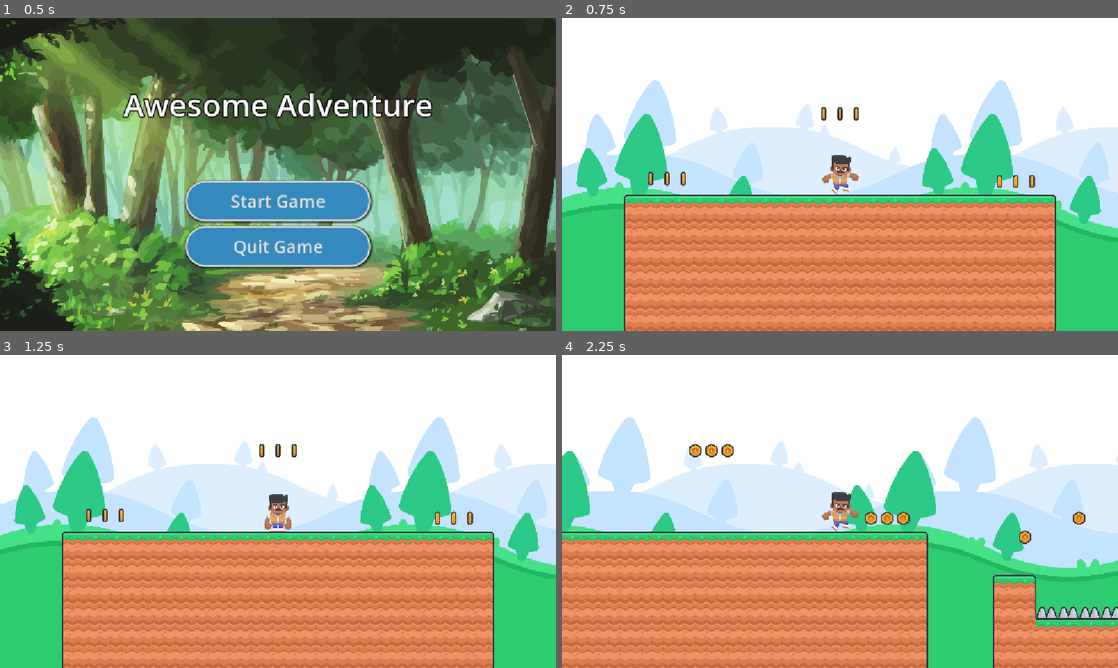
Above: before the commit, frames 1-4 (two rows, left to right).
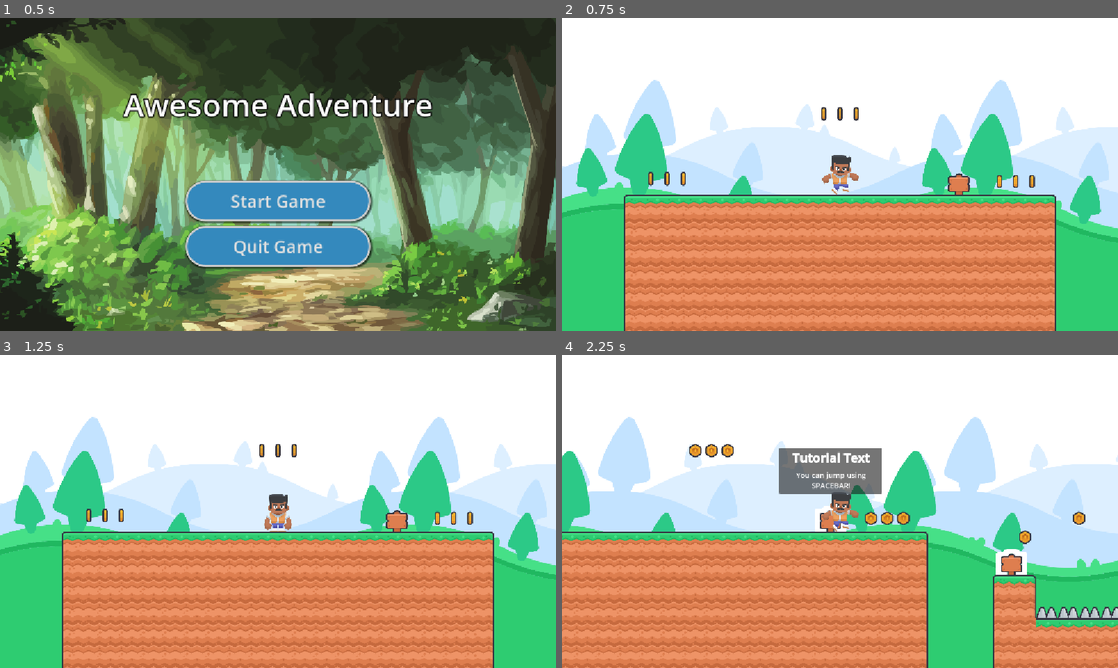
Above: after the commit, the same moments.

Repository: snekolen/ui-project
Game: Godot game, scene res://Scenes/UI Scenes/main_menu.tscn
Same seed, same stepped clock (60 frames per second), same inputs: the game is played once before the commit and once after it.
Inputs:
- Up to frame 1 (0.5 s): no input
- Up to frame 2 (0.75 s): click "Start Game" at 0.5 s
- Up to frame 3 (1.25 s): no input
- Up to frame 4 (2.25 s): tap Enter (ui_accept) at 1.25, 1.52 s; hold Right (ui_right) from 1.28 s (still down)

Frame 1 is identical in both runs. In frame 2, 0.2% of the frame differs, in the area x 69-74%, y 49-57%; in frame 3, 0.2%; in frame 4, 3.2%, in the area x 39-84%, y 29-71%.

Commit message:
Added signs

Diff:
--- a/Scenes/Game Scenes/2d_platformer.tscn
+++ b/Scenes/Game Scenes/2d_platformer.tscn
@@ -5,6 +5,7 @@
 [ext_resource type="Texture2D" uid="uid://dpak1cwvqfrqs" path="res://Assets/Game Art/background_color_trees.svg" id="2_uwpwp"]
 [ext_resource type="PackedScene" uid="uid://dlg0gro1of0ht" path="res://Scenes/Game Scenes/Premade Scenes/2d_platformer_coin.tscn" id="4_rb1w1"]
 [ext_resource type="PackedScene" uid="uid://wr470p5fgxxb" path="res://Scenes/pause_menu.tscn" id="6_cd0lt"]
+[ext_resource type="PackedScene" uid="uid://diervuosq2jhf" path="res://Scenes/Game Scenes/Premade Scenes/2d_platformer_sign.tscn" id="6_rb1w1"]
 [ext_resource type="PackedScene" uid="uid://csgabv8fdusiy" path="res://Scenes/Game Scenes/Premade Scenes/2d_platformer_player.tscn" id="7_rb1w1"]
 
 [sub_resource type="Gradient" id="Gradient_t50dg"]
@@ -178,6 +179,36 @@
 [node name="Coin12" parent="Coins" unique_id=359765240 instance=ExtResource("4_rb1w1")]
 position = Vector2(568, -40)
 
+[node name="Sign" parent="." unique_id=1676996122 instance=ExtResource("6_rb1w1")]
+position = Vector2(352, 0)
+
+[node name="Panel" parent="Sign" index="2" unique_id=2107746828]
+offset_top = -248.0
+offset_bottom = -112.0
+
+[node name="TitleLabel" parent="Sign/Panel/MarginContainer/VBoxContainer" parent_id_path=PackedInt32Array(1676996122, 176752822) index="0" unique_id=1892217615]
+theme_override_font_sizes/bold_font_size = 36
+bbcode_enabled = true
+text = "[b]Tutorial Text[/b]"
+
+[node name="BodyLabel" parent="Sign/Panel/MarginContainer/VBoxContainer" parent_id_path=PackedInt32Array(1676996122, 176752822) index="1" unique_id=275085308]
+text = "You can jump using SPACEBAR!"
+
+[node name="Sign2" parent="." unique_id=340192250 instance=ExtResource("6_rb1w1")]
+position = Vector2(888, 128)
+
+[node name="Panel" parent="Sign2" index="2" unique_id=2107746828]
+offset_top = -264.0
+offset_bottom = -112.0
+
+[node name="TitleLabel" parent="Sign2/Panel/MarginContainer/VBoxContainer" parent_id_path=PackedInt32Array(340192250, 176752822) index="0" unique_id=1892217615]
+theme_override_font_sizes/bold_font_size = 36
+bbcode_enabled = true
+text = "[b]WARNING[/b]"
+
+[node name="BodyLabel" parent="Sign2/Panel/MarginContainer/VBoxContainer" parent_id_path=PackedInt32Array(340192250, 176752822) index="1" unique_id=275085308]
+text = "Be careful, these spikes are [shake] [color=red]REALLY DANGEROUS![/color][/shake] "
+
 [node name="FloorLayer" type="TileMapLayer" parent="." unique_id=835444862]
 tile_map_data = PackedByteArray("AAAFAAQAAAAIAAkAAAAFAAMAAAAIAAkAAAAFAAIAAAAIAAkAAAAFAAEAAAAIAAkAAAAFAAAAAAALAAkAAAAEAA …(2672 unchanged characters)…
 tile_set = SubResource("TileSet_t50dg")
@@ -190,3 +221,6 @@
 position = Vector2(0, -79)
 
 [node name="PauseMenu" parent="." unique_id=711049307 instance=ExtResource("6_cd0lt")]
+
+[editable path="Sign"]
+[editable path="Sign2"]
--- a/Scenes/Game Scenes/Premade Scenes/2d_platformer_sign.tscn
+++ b/Scenes/Game Scenes/Premade Scenes/2d_platformer_sign.tscn
@@ -30,5 +30,45 @@
 position = Vector2(0, -32)
 texture = SubResource("AtlasTexture_1274x")
 
+[node name="Panel" type="Panel" parent="." unique_id=2107746828]
+offset_left = -152.0
+offset_top = -328.0
+offset_right = 152.0
+offset_bottom = -104.0
+
+[node name="MarginContainer" type="MarginContainer" parent="Panel" unique_id=1746024513]
+layout_mode = 1
+anchors_preset = 15
+anchor_right = 1.0
+anchor_bottom = 1.0
+grow_horizontal = 2
+grow_vertical = 2
+theme_override_constants/margin_left = 8
+theme_override_constants/margin_top = 5
+theme_override_constants/margin_right = 5
+
+[node name="VBoxContainer" type="VBoxContainer" parent="Panel/MarginContainer" unique_id=176752822]
+layout_mode = 2
+theme_override_constants/separation = 0
+
+[node name="TitleLabel" type="RichTextLabel" parent="Panel/MarginContainer/VBoxContainer" unique_id=1892217615]
+layout_mode = 2
+theme_override_font_sizes/normal_font_size = 42
+text = "Title"
+fit_content = true
+horizontal_alignment = 1
+
+[node name="BodyLabel" type="RichTextLabel" parent="Panel/MarginContainer/VBoxContainer" unique_id=275085308]
+layout_mode = 2
+size_flags_vertical = 3
+theme_override_font_sizes/normal_font_size = 22
+theme_override_font_sizes/bold_font_size = 22
+theme_override_font_sizes/bold_italics_font_size = 22
+bbcode_enabled = true
+text = "Text Text Text Text Text Text Text Text Text Text Text Text Text Text Text Text Text Text Text Text Text Text Text Text Text Text"
+horizontal_alignment = 1
+vertical_alignment = 1
+metadata/_edit_group_ = true
+
 [connection signal="body_entered" from="." to="." method="_on_body_entered"]
 [connection signal="body_exited" from="." to="." method="_on_body_exited"]
--- a/Scenes/Game Scenes/Premade Scripts/2d_platformer_sign.gd
+++ b/Scenes/Game Scenes/Premade Scripts/2d_platformer_sign.gd
@@ -1,12 +1,17 @@
 extends Area2D
+
+func _ready():
+	$Panel.visible = false
 
 func _on_body_entered(body: Node2D) -> void:
 	if body is Player:
 		_set_outline_thickness(5)
+		$Panel.visible = true
 
 func _on_body_exited(body: Node2D) -> void:
 	if body is Player:
 		_set_outline_thickness(0)
+		$Panel.visible = false
 
 func _set_outline_thickness(thickness: float) -> void:
 	var outline_material: ShaderMaterial = $CanvasGroup.material
--- a/Scenes/pause_menu.tscn
+++ b/Scenes/pause_menu.tscn
@@ -45,34 +45,37 @@
 text = "Game Paused"
 label_settings = SubResource("LabelSettings_emv3i")
 
-[node name="VBoxContainer" type="VBoxContainer" parent="Control/Panel" unique_id=1080343066]
+[node name="MarginContainer" type="MarginContainer" parent="Control/Panel" unique_id=2070732971]
 layout_mode = 1
 anchors_preset = 12
 anchor_top = 1.0
 anchor_right = 1.0
 anchor_bottom = 1.0
-offset_left = 15.5
-offset_top = -126.0
-offset_right = -14.5
-offset_bottom = -20.0
+offset_top = -135.0
 grow_horizontal = 2
 grow_vertical = 0
+theme_override_constants/margin_left = 16
+theme_override_constants/margin_right = 16
+theme_override_constants/margin_bottom = 16
+
+[node name="VBoxContainer" type="VBoxContainer" parent="Control/Panel/MarginContainer" unique_id=1080343066]
+layout_mode = 2
 theme_override_constants/separation = 10
 alignment = 1
 
-[node name="ResumeButton" type="Button" parent="Control/Panel/VBoxContainer" unique_id=485219353]
+[node name="ResumeButton" type="Button" parent="Control/Panel/MarginContainer/VBoxContainer" unique_id=485219353]
 unique_name_in_owner = true
 layout_mode = 2
 size_flags_vertical = 3
 theme_override_font_sizes/font_size = 0
 text = "Resume Game"
 
-[node name="QuitButton" type="Button" parent="Control/Panel/VBoxContainer" unique_id=1419205925]
+[node name="QuitButton" type="Button" parent="Control/Panel/MarginContainer/VBoxContainer" unique_id=1419205925]
 layout_mode = 2
 size_flags_vertical = 3
 theme_override_font_sizes/font_size = 0
 text = "Exit to Desktop
 "
 
-[connection signal="pressed" from="Control/Panel/VBoxContainer/ResumeButton" to="." method="unpause_game"]
-[connection signal="pressed" from="Control/Panel/VBoxContainer/QuitButton" to="." method="quit_game"]
+[connection signal="pressed" from="Control/Panel/MarginContainer/VBoxContainer/ResumeButton" to="." method="unpause_game"]
+[connection signal="pressed" from="Control/Panel/MarginContainer/VBoxContainer/QuitButton" to="." method="quit_game"]
